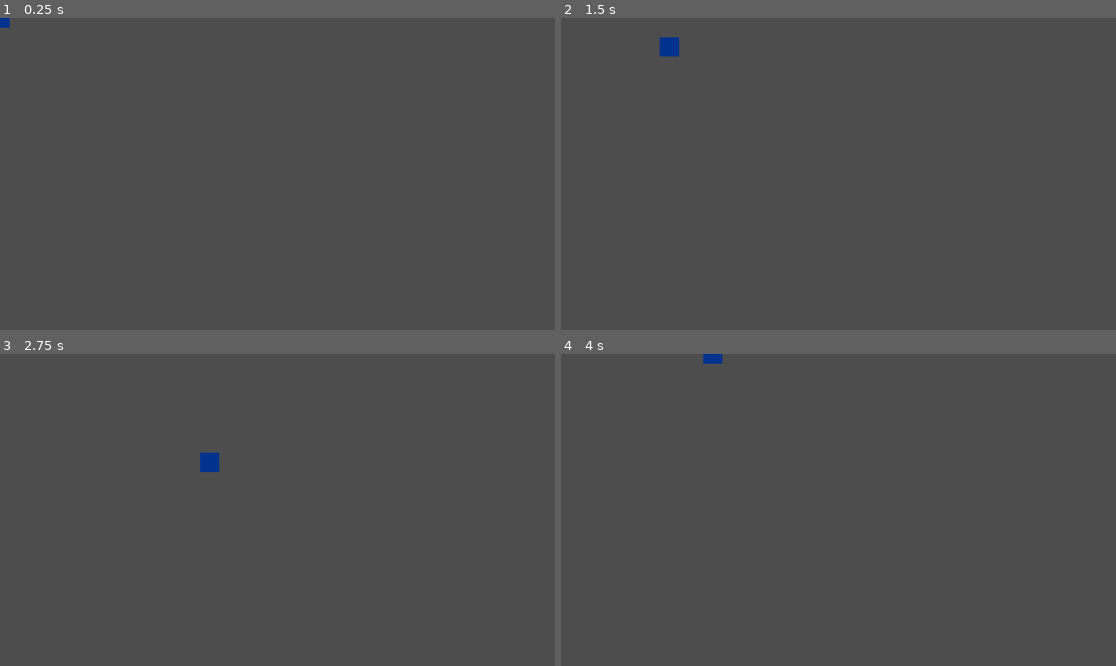
Above: before the commit, frames 1-4 (two rows, left to right).
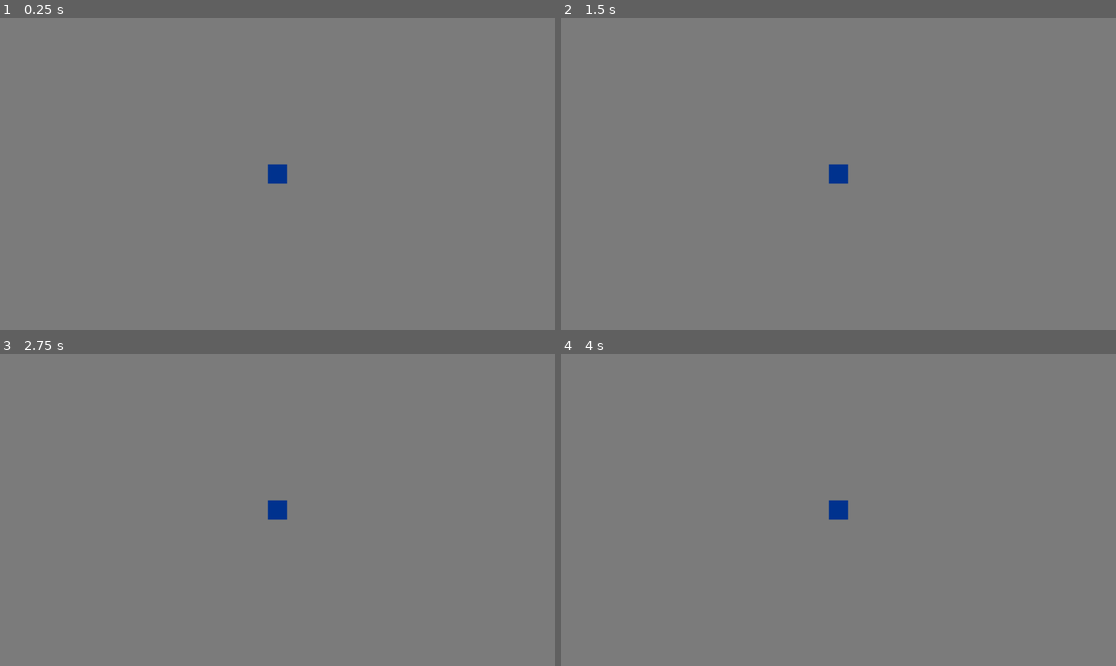
Above: after the commit, the same moments.

Repository: Lukko-Digital/WellesleyGameJam2024
Game: Godot game, scene res://main.tscn
Same seed, same stepped clock (60 frames per second), same inputs: the game is played once before the commit and once after it.
Inputs:
- Up to frame 1 (0.25 s): no input
- Up to frame 2 (1.5 s): tap Enter at 0.5 s; hold D (right) 0.53-1.28 s; hold S (down) from 1.28 s (still down)
- Up to frame 3 (2.75 s): release S (down) at 2.03 s; hold D (right) from 2.03 s (still down)
- Up to frame 4 (4 s): release D (right) at 2.78 s; hold W (up) 2.78-3.53 s; hold A (left) from 3.53 s (still down)

The runs differ from the first frame. In frame 1, 100% of the frame differs, in the area x 0-100%, y 0-100%; in frame 2, 100%; in frame 3, 100%; in frame 4, 100%.

Commit message:
config main scene with camera and backgroudn

Diff:
--- a/main.tscn
+++ b/main.tscn
@@ -3,5 +3,15 @@
 [ext_resource type="PackedScene" uid="uid://tu268rhi3o1q" path="res://player/player.tscn" id="1_thqqx"]
 
 [node name="main" type="Node2D"]
+position = Vector2(683, 408)
+
+[node name="ColorRect" type="ColorRect" parent="."]
+offset_left = -580.0
+offset_top = -326.0
+offset_right = 1147.0
+offset_bottom = 568.0
+color = Color(1, 1, 1, 0.262745)
 
 [node name="CharacterBody2D" parent="." instance=ExtResource("1_thqqx")]
+
+[node name="Camera2D" type="Camera2D" parent="CharacterBody2D"]
